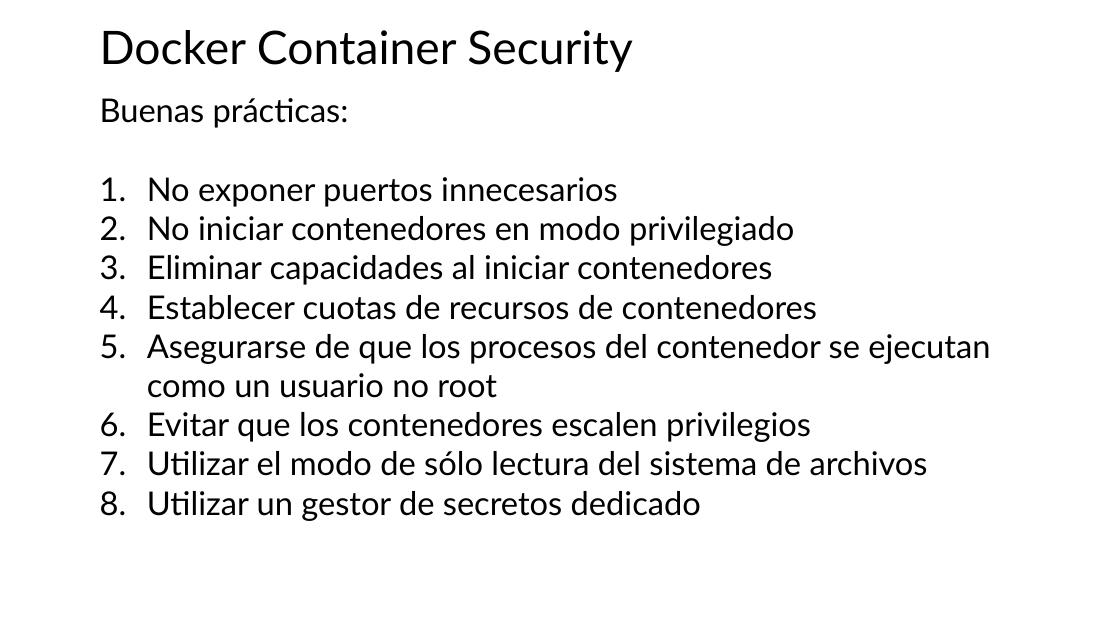
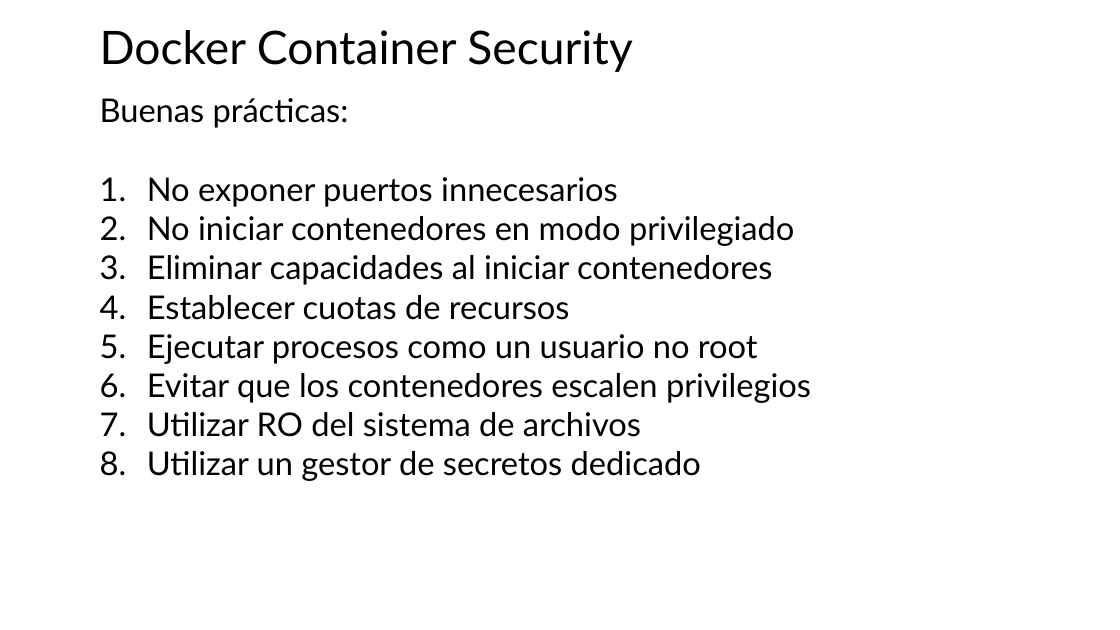
Before and after one commit to jpaniorte/docker25, a slide deck: slide 2 of ppt/6_container_security.pptx. Drawn at 1120x630 pixels with LibreOffice and Linux fonts; fonts in the diff are those of the drawing. Boxes give left, top, right and bottom in pixels: in the first picture for what was removed or moved away, otherwise in the second. Text is boxed around its words. In the diff, an @@ line names an element or a change of style, - is before the commit and + after.

```diff
--- a/ppt/6_container_security.pptx
+++ b/ppt/6_container_security.pptx
@@ text at box(147, 295, 758, 364): text changed @@
-4. Establecer cuotas de recursos de contenedores
-5. Asegurarse de que los procesos del contenedor se ejecutan como un usuario no root
+4. Establecer cuotas de recursos
+5. Ejecutar procesos como un usuario no root
@@ text at box(147, 412, 641, 437): text changed @@
-7. Utilizar el modo de sólo lectura del sistema de archivos
+7. Utilizar RO del sistema de archivos
```
Also in this commit, not shown: 6 slides added, 5 slides removed, 2 other files.
